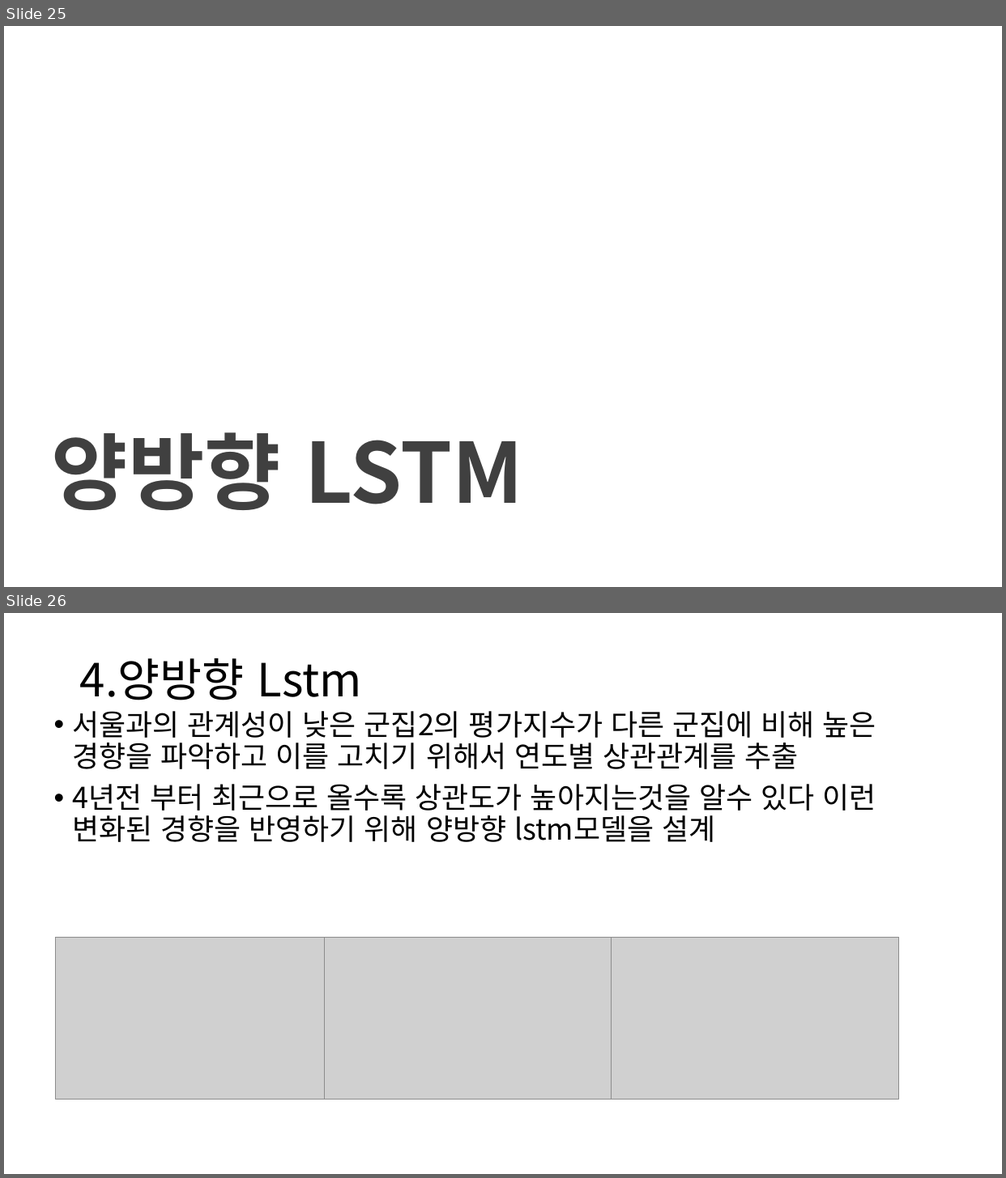
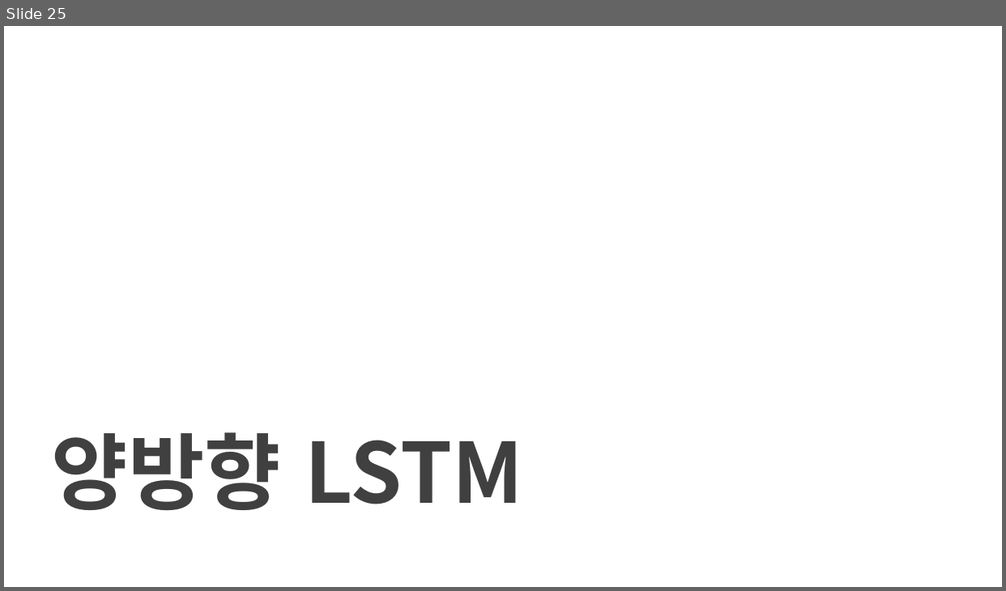
Before and after one commit to squirrelabbit/TIL, a slide deck: 퐈날프로젝트/경기도 부동산프로젝트.pptx. Shown one above the other, each under a label of ours: slides 25 and 26 before the commit, slide 25 after it. The pictures are 1006x1178 and 1006x591 pixels, drawn with LibreOffice and Linux fonts; fonts in the diff are those of the drawing; grey boxes stand for pictures; background and template pictures are left out. Boxes give left, top, right and bottom in pixels: in the first picture for what was removed or moved away, otherwise in the second. Text is boxed around its words. In the diff, an @@ line names an element or a change of style, - is before the commit and + after.

```diff
--- a/퐈날프로젝트/경기도 부동산프로젝트.pptx
+++ b/퐈날프로젝트/경기도 부동산프로젝트.pptx
@@ slide 26 removed at box(4, 613, 1002, 1174), background #FFFFFF @@
@@ title removed at box(80, 658, 362, 700) @@
-4.양방향 Lstm
@@ text removed at box(73, 711, 876, 842) @@
-• 서울과의 관계성이 낮은 군집2의 평가지수가 다른 군집에 비해 높은 경향을 파악하고 이를 고치기 위해서 연도별 상관관계를 추출
-• 4년전 부터 최근으로 올수록 상관도가 높아지는것을 알수 있다 이런 변화된 경향을 반영하기 위해 양방향 lstm모델을 설계
@@ picture removed at box(56, 937, 342, 1099) @@
@@ picture removed at box(325, 937, 612, 1099) @@
@@ picture removed at box(612, 937, 898, 1099) @@
```
Also in this commit, not shown: 17 slides changed, 5 slides added, 6 other slides removed, 14 other files.
